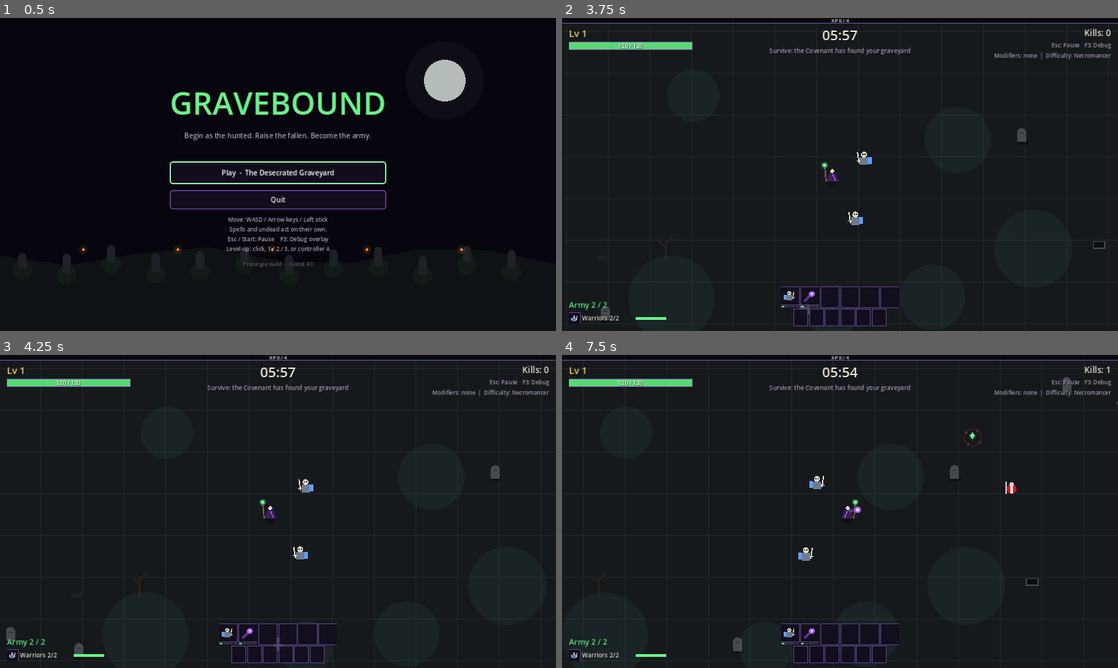
Above: before the commit, frames 1-4 (two rows, left to right).
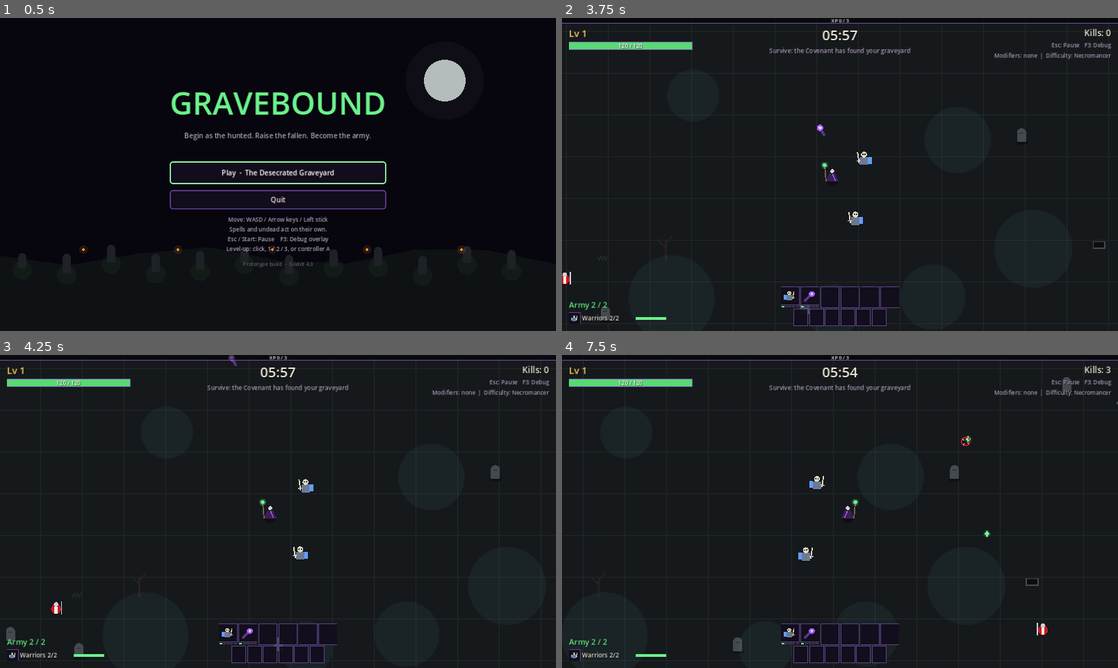
Above: after the commit, the same moments.

Repository: Smoketsu/Vampire-Survivors-Clone-Lol
Game: Godot game, scene res://scenes/main.tscn
The game is run twice, just before and just after one commit, with the same random seed, the same clock (stepped at 60 frames per second) and the same inputs.
Inputs:
- Up to frame 1 (0.5 s): no input
- Up to frame 2 (3.75 s): click "Play - The Desecrated Graveya…" at 0.5 s; hold W (move_up) 1.28-2.78 s; tap one key every 0.75 s from 1.35 s: 1 2 3 1; hold A (move_left) from 2.78 s (still down)
- Up to frame 3 (4.25 s): keep holding A (move_left)
- Up to frame 4 (7.5 s): release A (move_left) at 4.28 s; hold S (move_down) 4.28-5.03 s; tap one key every 0.75 s from 4.35 s: 2 3 1 2 3; hold D (move_right) 5.03-5.78 s; hold W (move_up) 5.78-6.53 s; hold D (move_right) from 6.53 s (still down)

Frame 1 is identical in both runs. In frame 2, less than 0.1% of the frame differs, in the area x 0-52%, y 0-86%; in frame 3, less than 0.1%; in frame 4, 0.3%, in the area x 51-99%, y 0-90%.

Commit message:
Balance pass: stop horde death spiral, make Sir Alaric killable
Tuning-only changes from a 16-seed autotest balance review:
- Pickup radius 75->120, XP_BASE 4->3 (XP collection 68%->97%).
- Enemy archers/chaplains hold closer so the horde can reach them; archer
  damage/rate and chaplain healing reduced; purifier undead mult 2.0->1.5.
- Sir Alaric's Hammerfall/Charge damage to summons 45/40 -> 25/25.
- Lower max_alive per wave segment; 0:20 recruit charge event.
- Necrotic Vigor and Dark Command per-level values raised.

Summoner build: boss killed 14/16 runs (was 2/16), ~30 undead by 5:00;
careless build still dies pre-0:00 in some runs; Reckoning still lethal.

Co-Authored-By: Claude Opus 5.5 <noreply@anthropic.com>
Claude-Session: https://claude.ai/code/session_01FLPv2RqRe5qVsRWxUhur7z

Diff:
--- a/scripts/data/enemy_data.gd
+++ b/scripts/data/enemy_data.gd
@@ -60,7 +60,7 @@
 		"display_name": "Crimson Footman",
 		"max_hp": 36.0,  # TUNING (not in GDD)
 		"move_speed": 50.0,  # TUNING (not in GDD)
-		"damage": 6.0,  # TUNING (not in GDD)
+		"damage": 5.0,  # TUNING (not in GDD)
 		"attack_interval": 1.2,  # TUNING (not in GDD)
 		"attack_range": 5.0,  # TUNING (not in GDD)
 		"radius": 11.0,  # TUNING (not in GDD)
@@ -81,14 +81,14 @@
 		"display_name": "Zealous Archer",
 		"max_hp": 18.0,  # TUNING (not in GDD)
 		"move_speed": 55.0,  # TUNING (not in GDD)
-		"damage": 5.0,  # TUNING (not in GDD)
-		"attack_interval": 2.2,  # TUNING (not in GDD)
-		"attack_range": 240.0,  # TUNING (not in GDD) max firing distance
+		"damage": 4.0,  # TUNING (not in GDD)
+		"attack_interval": 2.6,  # TUNING (not in GDD)
+		"attack_range": 200.0,  # TUNING (not in GDD) max firing distance
 		"radius": 9.0,  # TUNING (not in GDD)
 		"armor": 0.0,  # TUNING (not in GDD)
 		"xp": 2,  # TUNING (not in GDD)
 		"behavior": "ranged",
-		"preferred_range": 190.0,  # TUNING (not in GDD)
+		"preferred_range": 150.0,  # TUNING (not in GDD)
 		"projectile_speed": 230.0,  # TUNING (not in GDD)
 		"undead_damage_mult": 1.0,
 		"heal_amount": 0.0,
@@ -109,11 +109,11 @@
 		"armor": 0.0,  # TUNING (not in GDD)
 		"xp": 5,  # TUNING (not in GDD)
 		"behavior": "healer",
-		"preferred_range": 170.0,  # TUNING (not in GDD)
-		"projectile_speed": 0.0,
-		"undead_damage_mult": 1.0,
-		"heal_amount": 5.0,  # TUNING (not in GDD)
-		"heal_interval": 4.0,  # TUNING (not in GDD)
+		"preferred_range": 135.0,  # TUNING (not in GDD)
+		"projectile_speed": 0.0,
+		"undead_damage_mult": 1.0,
+		"heal_amount": 3.0,  # TUNING (not in GDD)
+		"heal_interval": 5.0,  # TUNING (not in GDD)
 		"heal_radius": 120.0,  # TUNING (not in GDD)
 		"target_priority": 1.0,  # GDD §27/§35 healers are top archer priority
 		"mass": 1.0,  # TUNING (not in GDD) pushback vs blocking warriors
@@ -133,7 +133,7 @@
 		"behavior": "purifier",
 		"preferred_range": 0.0,
 		"projectile_speed": 0.0,
-		"undead_damage_mult": 2.0,  # TUNING (not in GDD) "bonus damage vs undead"
+		"undead_damage_mult": 1.5,  # TUNING (not in GDD) "bonus damage vs undead"
 		"heal_amount": 0.0,
 		"heal_interval": 0.0,
 		"heal_radius": 0.0,
@@ -175,7 +175,7 @@
 ## Multiplier on XP value for elites.
 const ELITE_XP_MULT: int = 5  # TUNING (not in GDD)
 ## Multiplier on heal amount for elite healers.
-const ELITE_HEAL_MULT: float = 2.0  # TUNING (not in GDD)
+const ELITE_HEAL_MULT: float = 1.5  # TUNING (not in GDD)
 
 ## Search radius (px) in which melee enemies will divert onto a summon that is
 ## closer than the player ("enemies can still hit allied summons", GDD §26).
@@ -241,14 +241,14 @@
 	"hammer_radius": 80.0,  # TUNING (not in GDD)
 	"hammer_telegraph": 1.2,  # TUNING (not in GDD)
 	"hammer_damage_player": 30.0,  # TUNING (not in GDD)
-	"hammer_damage_summon": 45.0,  # TUNING (not in GDD)
+	"hammer_damage_summon": 25.0,  # TUNING (not in GDD)
 	"hammer_max_range": 230.0,  # TUNING (not in GDD)
 	"charge_telegraph": 0.9,  # TUNING (not in GDD)
 	"charge_speed": 620.0,  # TUNING (not in GDD)
 	"charge_length": 420.0,  # TUNING (not in GDD)
 	"charge_width": 56.0,  # TUNING (not in GDD)
 	"charge_damage_player": 28.0,  # TUNING (not in GDD)
-	"charge_damage_summon": 40.0,  # TUNING (not in GDD)
+	"charge_damage_summon": 25.0,  # TUNING (not in GDD)
 	"recover_time": 0.9,  # TUNING (not in GDD)
 	"slow_resist": 0.5,  # TUNING (not in GDD)
 }
--- a/scripts/data/passive_data.gd
+++ b/scripts/data/passive_data.gd
@@ -51,11 +51,11 @@
 		"description": "Increases maximum health of all minions.",
 		"labels": {"minion_hp": ["Minion max HP", "pct"]},
 		"levels": [
-			{"minion_hp": 0.10},  # TUNING (not in GDD)
-			{"minion_hp": 0.20},  # TUNING (not in GDD)
+			{"minion_hp": 0.15},  # TUNING (not in GDD)
 			{"minion_hp": 0.30},  # TUNING (not in GDD)
-			{"minion_hp": 0.40},  # TUNING (not in GDD)
-			{"minion_hp": 0.50},  # TUNING (not in GDD)
+			{"minion_hp": 0.45},  # TUNING (not in GDD)
+			{"minion_hp": 0.60},  # TUNING (not in GDD)
+			{"minion_hp": 0.75},  # TUNING (not in GDD)
 		],
 	},
 	"dark_command": {
@@ -64,11 +64,11 @@
 		"description": "Increases minion attack damage and attack speed.",
 		"labels": {"minion_damage": ["Minion damage", "pct"], "minion_speed": ["Minion attack speed", "pct"]},
 		"levels": [
-			{"minion_damage": 0.08, "minion_speed": 0.04},  # TUNING (not in GDD)
-			{"minion_damage": 0.16, "minion_speed": 0.08},  # TUNING (not in GDD)
-			{"minion_damage": 0.24, "minion_speed": 0.12},  # TUNING (not in GDD)
-			{"minion_damage": 0.32, "minion_speed": 0.16},  # TUNING (not in GDD)
+			{"minion_damage": 0.10, "minion_speed": 0.05},  # TUNING (not in GDD)
+			{"minion_damage": 0.20, "minion_speed": 0.10},  # TUNING (not in GDD)
+			{"minion_damage": 0.30, "minion_speed": 0.15},  # TUNING (not in GDD)
 			{"minion_damage": 0.40, "minion_speed": 0.20},  # TUNING (not in GDD)
+			{"minion_damage": 0.50, "minion_speed": 0.25},  # TUNING (not in GDD)
 		],
 	},
 	"soul_recycling": {
--- a/scripts/data/player_data.gd
+++ b/scripts/data/player_data.gd
@@ -14,7 +14,7 @@
 ## Invulnerability window after taking a hit, in seconds.
 const IFRAMES: float = 0.5  # TUNING (not in GDD)
 ## Distance (px) at which XP crystals start flying toward the player.
-const PICKUP_RADIUS: float = 75.0  # TUNING (not in GDD)
+const PICKUP_RADIUS: float = 120.0  # TUNING (not in GDD)
 ## Distance (px) at which a flying crystal is actually collected.
 const COLLECT_RADIUS: float = 14.0  # TUNING (not in GDD)
 ## Acceleration (px/s^2) of a magnetised crystal toward the player.
@@ -23,7 +23,7 @@
 const MAGNET_MAX_SPEED: float = 650.0  # TUNING (not in GDD)
 
 ## XP needed to go from level 1 to level 2.
-const XP_BASE: int = 4  # TUNING (not in GDD)
+const XP_BASE: int = 3  # TUNING (not in GDD)
 ## Additional XP needed per level after that (linear curve).
 const XP_GROWTH: int = 5  # TUNING (not in GDD)
 
--- a/scripts/data/wave_data.gd
+++ b/scripts/data/wave_data.gd
@@ -57,31 +57,31 @@
 ##   weights    — relative spawn weights per enemy kind.
 ##   objective  — HUD objective text for this phase.
 const SEGMENTS := [
-	{"start": 0.0, "rate": 0.9, "max_alive": 40,  # TUNING (not in GDD)
+	{"start": 0.0, "rate": 1.2, "max_alive": 40,  # TUNING (not in GDD)
 		"weights": {"recruit": 1.0},
 		"objective": "Survive: the Covenant has found your graveyard"},
-	{"start": 45.0, "rate": 1.3, "max_alive": 70,  # TUNING (not in GDD)
-		"weights": {"recruit": 0.6, "footman": 0.25, "archer": 0.15},
+	{"start": 45.0, "rate": 1.4, "max_alive": 55,  # TUNING (not in GDD)
+		"weights": {"recruit": 0.68, "footman": 0.2, "archer": 0.12},
 		"objective": "Archers and footmen join the purge"},
-	{"start": 75.0, "rate": 1.6, "max_alive": 90,  # TUNING (not in GDD)
-		"weights": {"recruit": 0.5, "footman": 0.25, "archer": 0.15, "chaplain": 0.06},
+	{"start": 75.0, "rate": 1.6, "max_alive": 65,  # TUNING (not in GDD)
+		"weights": {"recruit": 0.55, "footman": 0.23, "archer": 0.12, "chaplain": 0.05},
 		"objective": "Chaplains heal their soldiers: kill them first"},
-	{"start": 120.0, "rate": 1.9, "max_alive": 110,  # TUNING (not in GDD)
-		"weights": {"recruit": 0.45, "footman": 0.2, "archer": 0.15, "chaplain": 0.05, "purifier": 0.12},
+	{"start": 120.0, "rate": 1.8, "max_alive": 75,  # TUNING (not in GDD)
+		"weights": {"recruit": 0.48, "footman": 0.2, "archer": 0.12, "chaplain": 0.04, "purifier": 0.12},
 		"objective": "Purifiers hunt your undead"},
-	{"start": 150.0, "rate": 2.2, "max_alive": 120,  # TUNING (not in GDD)
-		"weights": {"recruit": 0.4, "footman": 0.2, "archer": 0.15, "chaplain": 0.06, "purifier": 0.15},
+	{"start": 150.0, "rate": 2.0, "max_alive": 85,  # TUNING (not in GDD)
+		"weights": {"recruit": 0.45, "footman": 0.2, "archer": 0.12, "chaplain": 0.04, "purifier": 0.15},
 		"objective": "The graves are being consecrated"},
-	{"start": 195.0, "rate": 2.5, "max_alive": 130,  # TUNING (not in GDD)
-		"weights": {"recruit": 0.35, "footman": 0.3, "archer": 0.15, "chaplain": 0.05, "purifier": 0.12},
+	{"start": 195.0, "rate": 2.5, "max_alive": 95,  # TUNING (not in GDD)
+		"weights": {"recruit": 0.4, "footman": 0.3, "archer": 0.12, "chaplain": 0.04, "purifier": 0.12},
 		"objective": "Heavy infantry advances"},
-	{"start": 225.0, "rate": 3.0, "max_alive": 150,  # TUNING (not in GDD)
-		"weights": {"recruit": 0.4, "footman": 0.25, "archer": 0.15, "chaplain": 0.05, "purifier": 0.12},
+	{"start": 225.0, "rate": 3.0, "max_alive": 105,  # TUNING (not in GDD)
+		"weights": {"recruit": 0.45, "footman": 0.25, "archer": 0.12, "chaplain": 0.04, "purifier": 0.12},
 		"objective": "Major assault!"},
-	{"start": 270.0, "rate": 3.3, "max_alive": 150,  # TUNING (not in GDD)
-		"weights": {"recruit": 0.35, "footman": 0.25, "archer": 0.18, "chaplain": 0.06, "purifier": 0.12},
+	{"start": 270.0, "rate": 3.3, "max_alive": 110,  # TUNING (not in GDD)
+		"weights": {"recruit": 0.4, "footman": 0.25, "archer": 0.14, "chaplain": 0.05, "purifier": 0.12},
 		"objective": "Final preparation: Sir Alaric approaches"},
-	{"start": BOSS_TIME, "rate": 1.2, "max_alive": 60,  # TUNING (not in GDD)
+	{"start": BOSS_TIME, "rate": 1.0, "max_alive": 50,  # TUNING (not in GDD)
 		"weights": {"recruit": 0.6, "footman": 0.25, "archer": 0.15},
 		"objective": "Sir Alaric, the Gravebreaker, has come for you"},
 ]
@@ -96,20 +96,22 @@
 ##                "line" (a marching column from one direction).
 ##   groups     — list of {kind, count, elite} spawned in that formation.
 const EVENTS := [
+	{"time": 20.0, "banner": "Covenant recruits charge!", "formation": "arc",  # TUNING (not in GDD) first-minute beat: shows warrior blocking
+		"groups": [{"kind": "recruit", "count": 8, "elite": false}]},
 	{"time": 45.0, "banner": "Archers and footmen march in!", "formation": "arc",  # GDD §11 03:00
-		"groups": [{"kind": "footman", "count": 6, "elite": false}, {"kind": "archer", "count": 5, "elite": false}]},
+		"groups": [{"kind": "footman", "count": 5, "elite": false}, {"kind": "archer", "count": 3, "elite": false}]},
 	{"time": 75.0, "banner": "A Chaplain elite leads the charge!", "formation": "arc",  # GDD §11 05:00
 		"groups": [{"kind": "chaplain", "count": 1, "elite": true}, {"kind": "recruit", "count": 10, "elite": false}]},
 	{"time": 120.0, "banner": "Purifiers have come for your dead!", "formation": "ring",  # GDD §11 08:00
-		"groups": [{"kind": "purifier", "count": 10, "elite": false}]},
+		"groups": [{"kind": "purifier", "count": 8, "elite": false}]},
 	{"time": 150.0, "banner": "The Covenant consecrates the graves!", "formation": "ring",  # GDD §11 10:00
-		"groups": [{"kind": "chaplain", "count": 6, "elite": false}, {"kind": "purifier", "count": 6, "elite": false}, {"kind": "recruit", "count": 12, "elite": false}]},
+		"groups": [{"kind": "chaplain", "count": 4, "elite": false}, {"kind": "purifier", "count": 6, "elite": false}, {"kind": "recruit", "count": 12, "elite": false}]},
 	{"time": 195.0, "banner": "A footman phalanx advances!", "formation": "line",  # GDD §11 13:00 stand-in
 		"groups": [{"kind": "footman", "count": 14, "elite": false}, {"kind": "footman", "count": 1, "elite": true}]},
 	{"time": 225.0, "banner": "MAJOR ASSAULT!", "formation": "ring",  # GDD §11 15:00
 		"groups": [{"kind": "recruit", "count": 28, "elite": false}, {"kind": "footman", "count": 10, "elite": false}, {"kind": "chaplain", "count": 2, "elite": true}]},
 	{"time": 270.0, "banner": "Final preparation wave!", "formation": "arc",  # GDD §11 18:00
-		"groups": [{"kind": "archer", "count": 10, "elite": false}, {"kind": "purifier", "count": 8, "elite": false}, {"kind": "footman", "count": 1, "elite": true}]},
+		"groups": [{"kind": "archer", "count": 6, "elite": false}, {"kind": "purifier", "count": 8, "elite": false}, {"kind": "footman", "count": 1, "elite": true}]},
 ]
 
 ## Enemy max-HP multiplier gained per minute of game time (linear).
